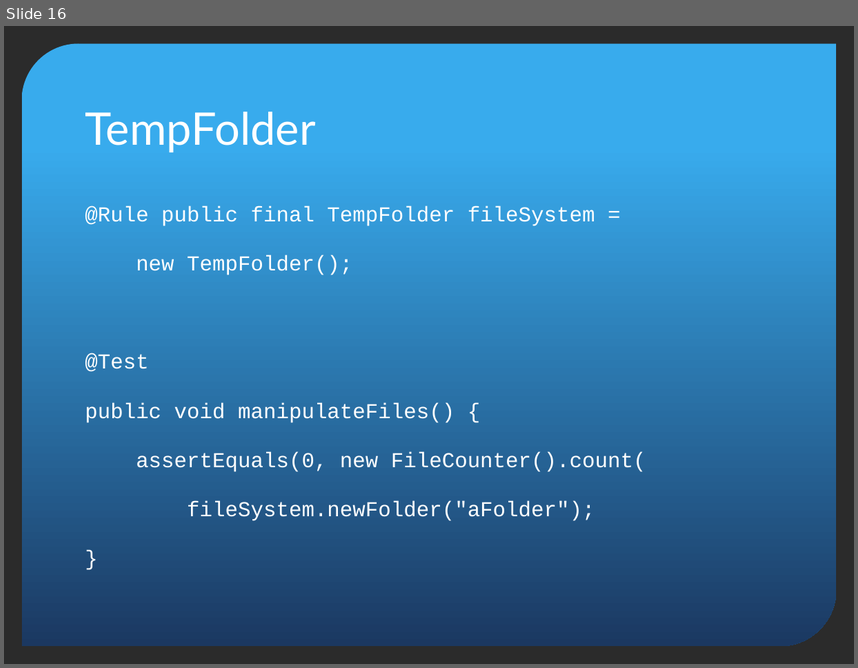
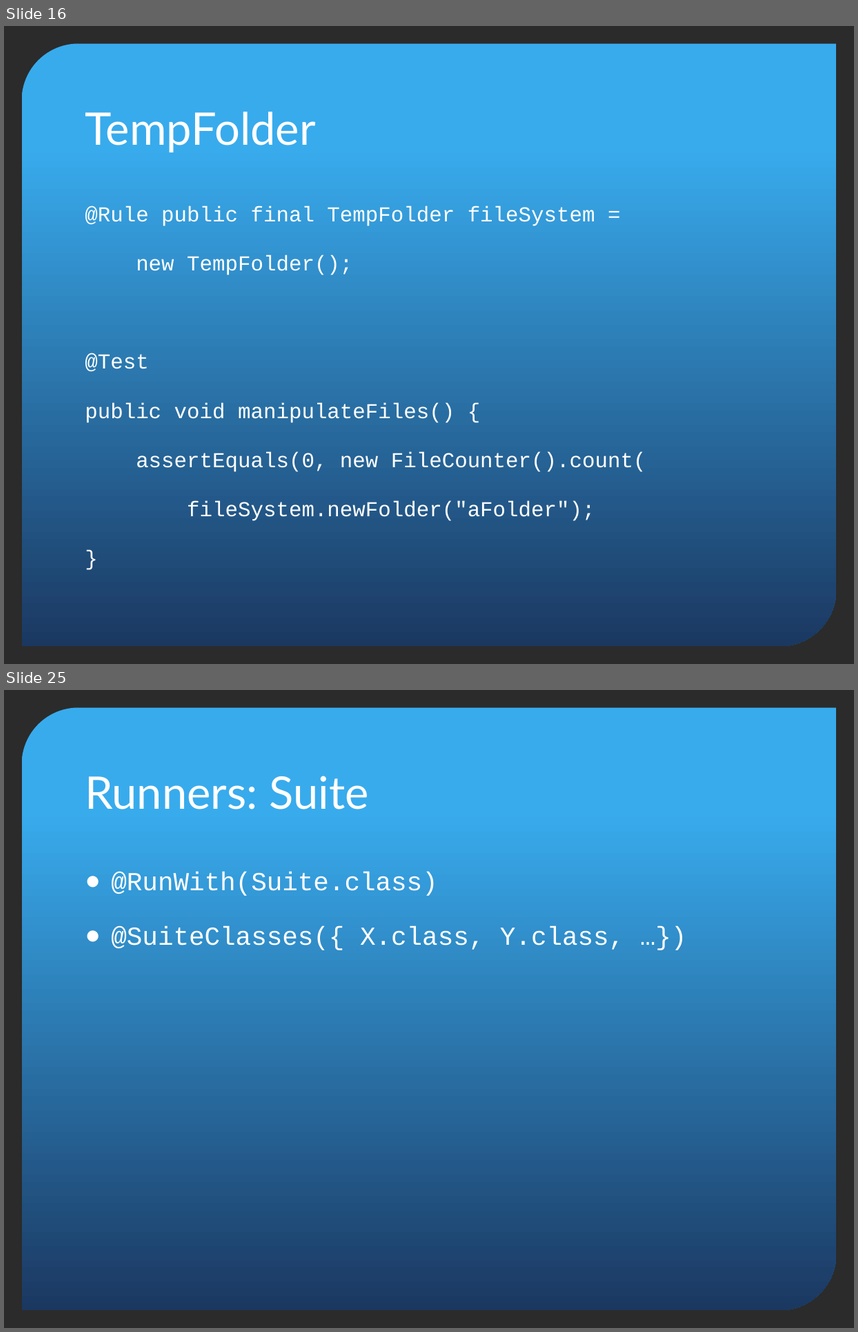
Before and after one commit to pholser/bending-junit, a slide deck: bending-junit.pptx. Shown one above the other, each under a label of ours: slide 16 before the commit, slides 16 and 25 after it; the slides between them are not shown. The pictures are 858x668 and 858x1332 pixels, drawn with LibreOffice and Linux fonts; fonts in the diff are those of the drawing; background and template pictures are left out; a plain dark background stands for a picture behind light text. Boxes give left, top, right and bottom in pixels: in the first picture for what was removed or moved away, otherwise in the second. Text is boxed around its words. In the diff, an @@ line names an element or a change of style, - is before the commit and + after.

```diff
--- a/bending-junit.pptx
+++ b/bending-junit.pptx
@@ slide 25 added at (4,690,854,1328), background picture (left out); not listed: 1 template element that a slide beside it also shows @@
@@ title added at (85,776,369,809), 38 pt, text #FFFFFF @@
+Runners: Suite
@@ text added at (111,871,624,950), 22 pt, text #FFFFFF @@
+● @RunWith(Suite.class)
+● @SuiteClasses({ X.class, Y.class, …})
```
Also in this commit, not shown: 19 other slides added.
